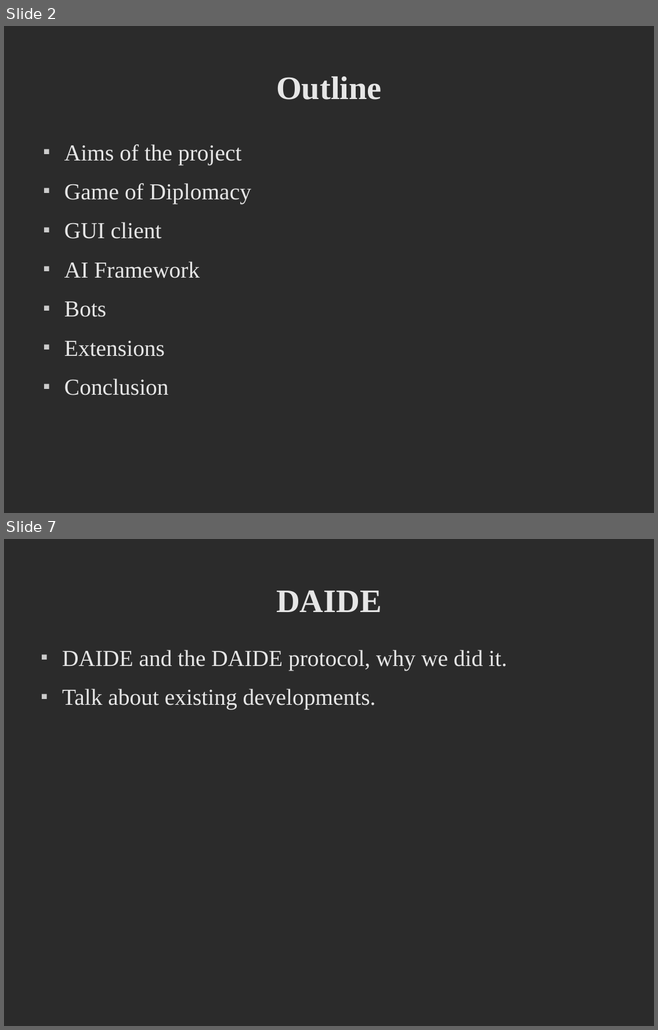
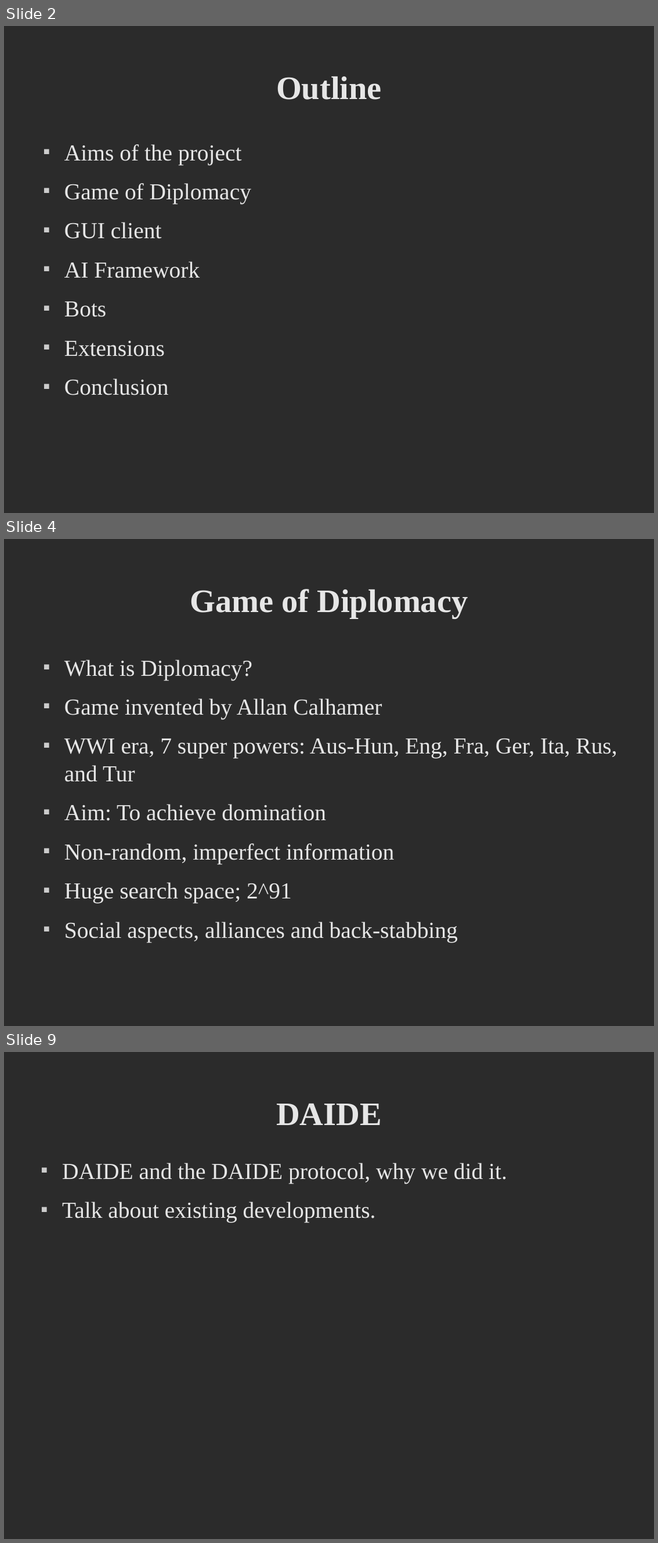
Before and after one commit to deltaluca/flappy, a slide deck: Presentation/ProjectDemonstration.odp. Shown one above the other, each under a label of ours: slides 2 and 7 before the commit, slides 2, 4 and 9 after it; the slides between them are not shown. The pictures are 658x1030 and 658x1543 pixels, drawn with LibreOffice and Linux fonts; fonts in the diff are those of the drawing; background and template pictures are left out; a plain dark background stands for a picture behind light text. Boxes give left, top, right and bottom in pixels: in the first picture for what was removed or moved away, otherwise in the second. Text is boxed around its words. In the diff, an @@ line names an element or a change of style, - is before the commit and + after.

Commit message:
added stuff on game of diplomacy, should be covered there

```diff
--- a/Presentation/ProjectDemonstration.odp
+++ b/Presentation/ProjectDemonstration.odp
@@ slide 4 added at (x1=4, y1=539, x2=654, y2=1026), background picture (left out) @@
@@ title added at (x1=190, y1=589, x2=467, y2=618), 40 pt, text #E6E6E6, bold @@
+Game of Diplomacy
@@ text added at (x1=64, y1=660, x2=616, y2=943), 28 pt, text #E6E6E6 @@
+■ What is Diplomacy?
+■ Game invented by Allan Calhamer
+■ WWI era, 7 super powers: Aus-Hun, Eng, Fra, Ger, Ita, Rus, and Tur
+■ Aim: To achieve domination
+■ Non-random, imperfect information
+■ Huge search space; 2^91
+■ Social aspects, alliances and back-stabbing
@@ what was slide 7 is now slide 9 @@
```
Also in this commit, not shown: 1 slide changed, 4 other slides added, 3 slides removed.
